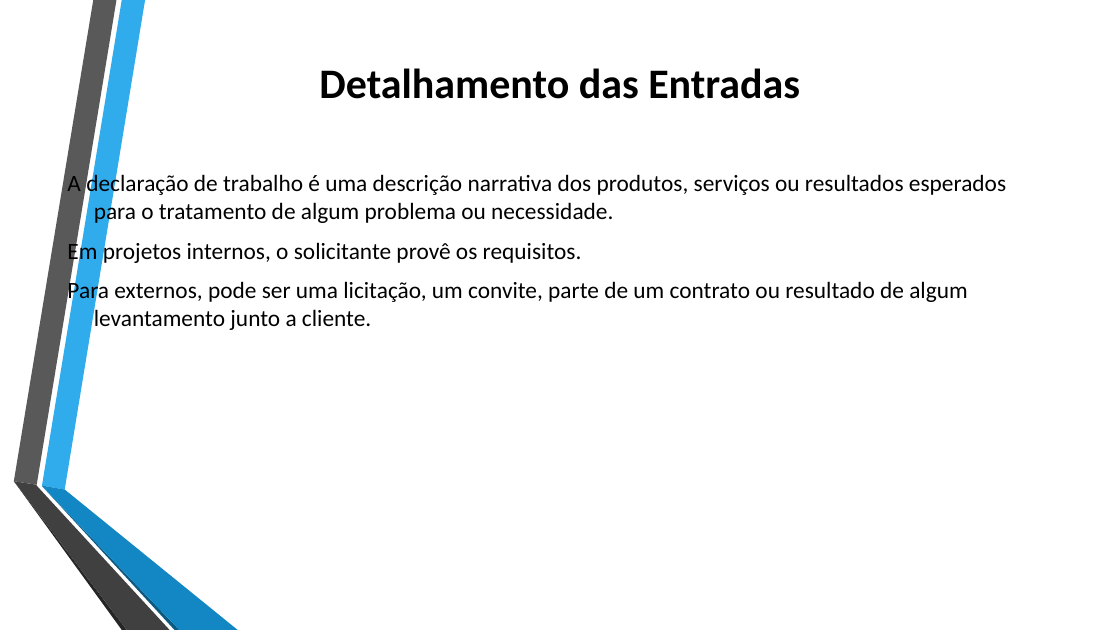
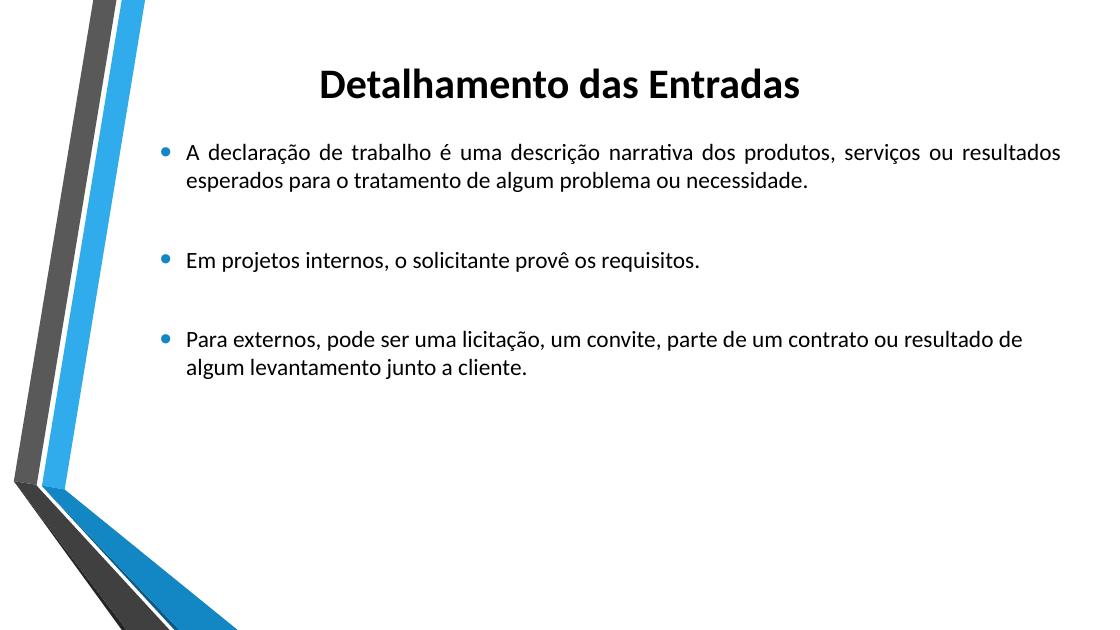
Before and after one commit to jharbes/ADMINISTRACAO-DE-REDES, a slide deck: slide 6 of RELATORIO PROVA P2/relatorio-pmbok-capitulo4-jharbes.pptx. Drawn at 1120x630 pixels with LibreOffice and Linux fonts; fonts in the diff are those of the drawing. Boxes give left, top, right and bottom in pixels: in the first picture for what was removed or moved away, otherwise in the second. Text is boxed around its words. In the diff, an @@ line names an element or a change of style, - is before the commit and + after.

```diff
--- a/RELATORIO PROVA P2/relatorio-pmbok-capitulo4-jharbes.pptx
+++ b/RELATORIO PROVA P2/relatorio-pmbok-capitulo4-jharbes.pptx
@@ text "A declaração de trabalho é ...": place and size @@
-text "A declaração de trabalho é ..." at box(67, 171, 1006, 330)
+text "A declaração de trabalho é ..." at box(186, 143, 1061, 379)
@@ text "A declaração de trabalho é ..." at box(186, 143, 1061, 379): alignment left to justified; bullet none to • @@
```
Also in this commit, not shown: 6 other slides changed.
